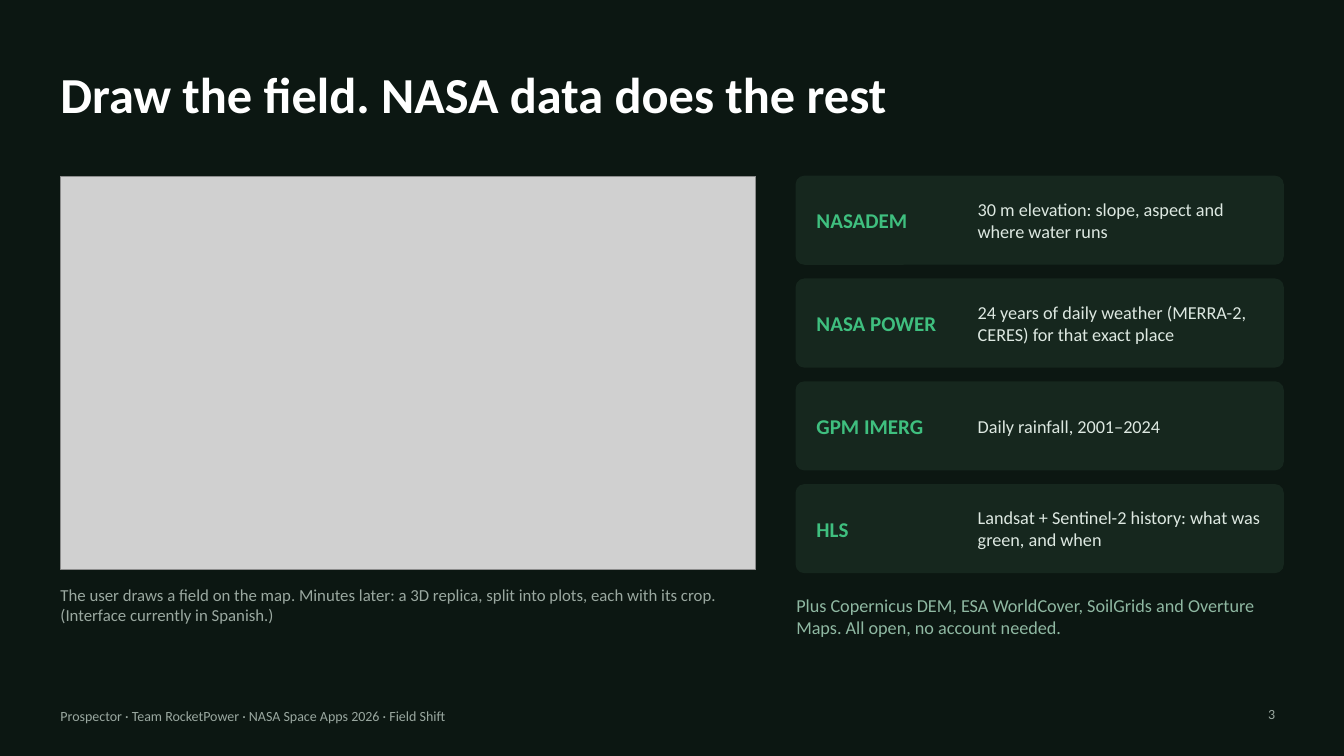
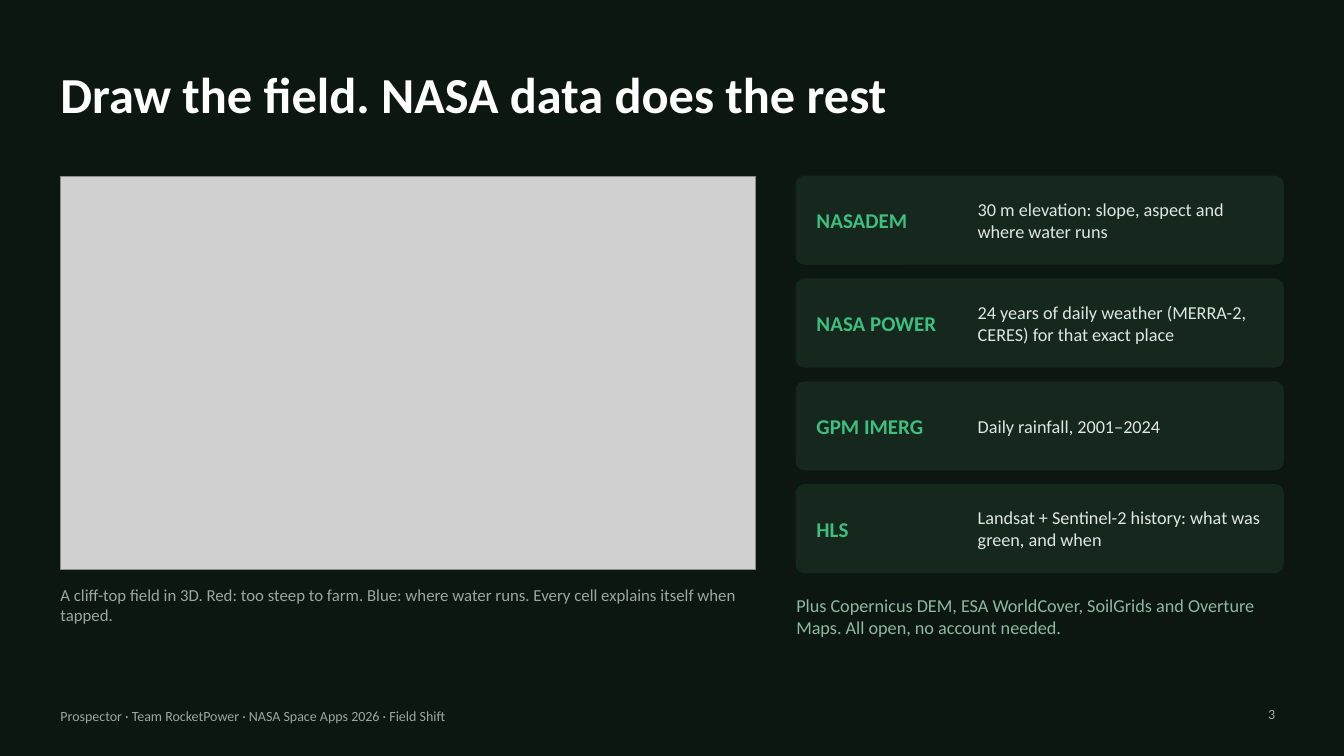
Before and after one commit to fergomezs2024/prospector-field-shift, a slide deck: slide 3 of docs/demo/Prospector_RocketPower_demo.pptx. Drawn at 1344x756 pixels with LibreOffice and Linux fonts; fonts in the diff are those of the drawing; grey boxes stand for pictures. Boxes give left, top, right and bottom in pixels: in the first picture for what was removed or moved away, otherwise in the second. Text is boxed around its words. In the diff, an @@ line names an element or a change of style, - is before the commit and + after.

```diff
--- a/docs/demo/Prospector_RocketPower_demo.pptx
+++ b/docs/demo/Prospector_RocketPower_demo.pptx
@@ text at box(60, 589, 735, 624): text changed @@
-The user draws a field on the map. Minutes later: a 3D replica, split into plots, each with its crop. (Interface currently in Spanish.)
+A cliff-top field in 3D. Red: too steep to farm. Blue: where water runs. Every cell explains itself when tapped.
```
Also in this commit, not shown: 4 other slides changed, 1 slide added, 1 slide removed, 12 other files.
